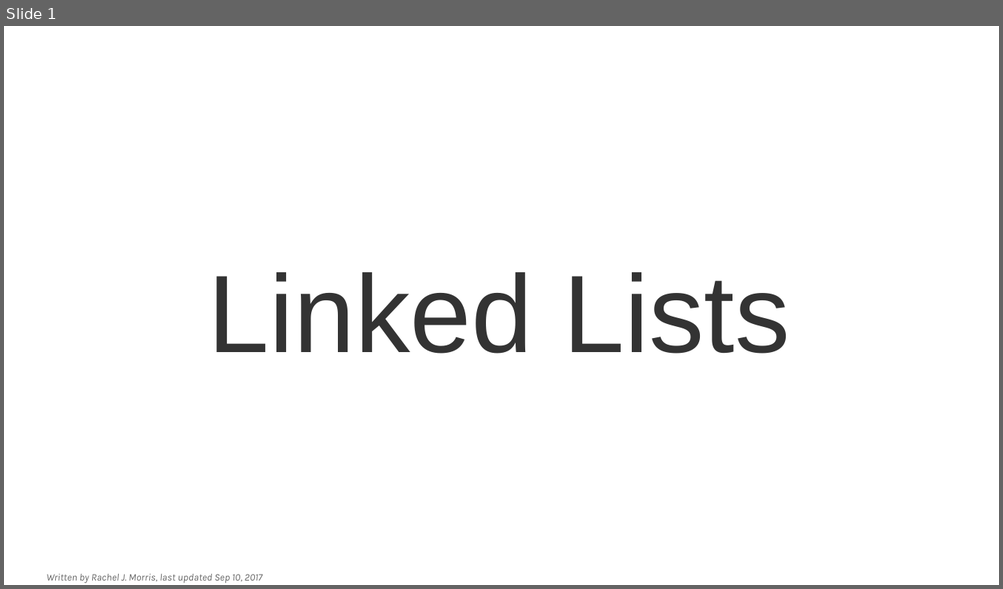
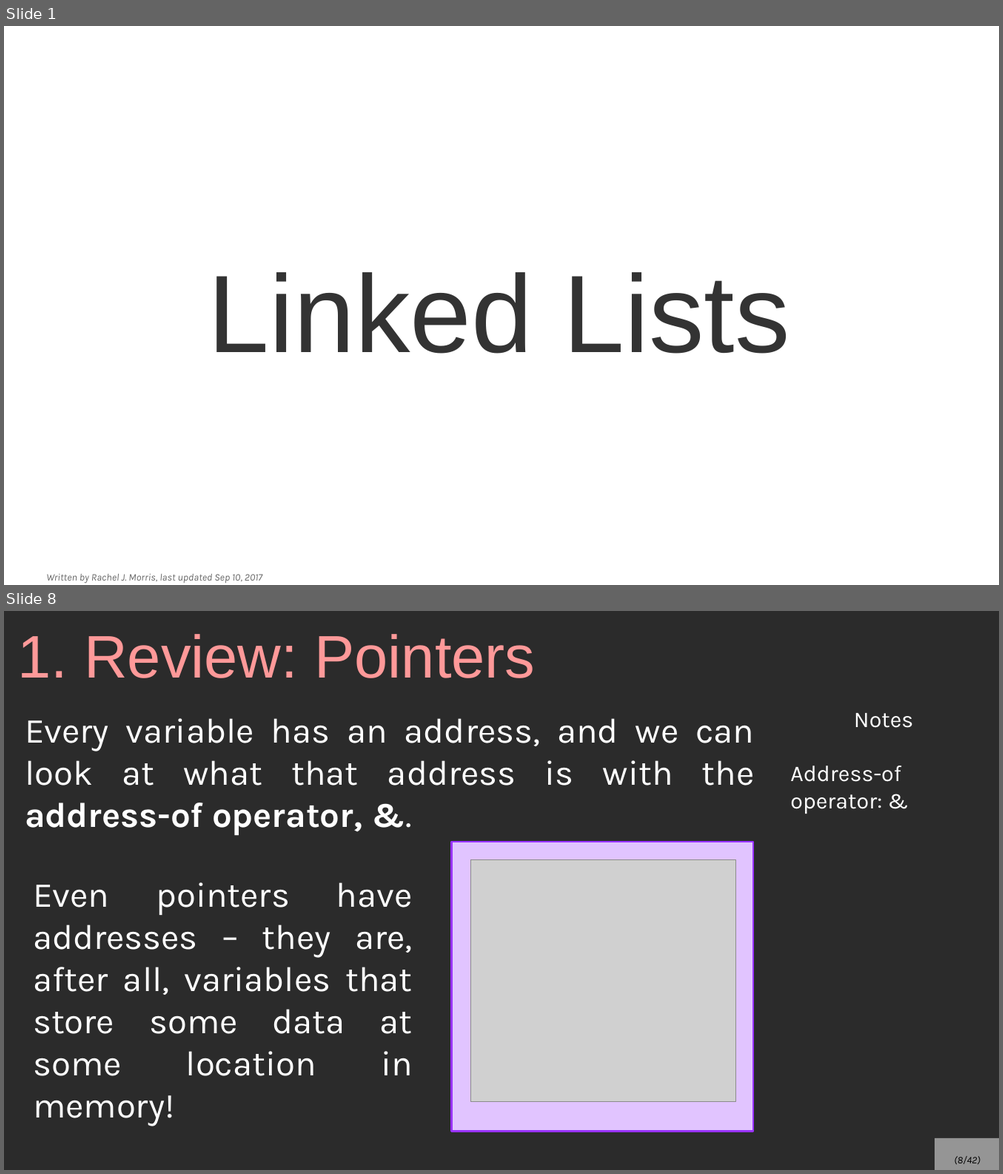
Before and after one commit to mariamhabib/CS250-Data-Structures, a slide deck: Lectures/7_Linked_Lists.odp. Shown one above the other, each under a label of ours: slide 1 before the commit, slides 1 and 8 after it; the slides between them are not shown. The pictures are 1003x589 and 1003x1174 pixels, drawn with LibreOffice and Linux fonts; fonts in the diff are those of the drawing; grey boxes stand for pictures; background and template pictures are left out; a plain dark background stands for a picture behind light text. Boxes give left, top, right and bottom in pixels: in the first picture for what was removed or moved away, otherwise in the second. Text is boxed around its words. In the diff, an @@ line names an element or a change of style, - is before the commit and + after.

```diff
--- a/Lectures/7_Linked_Lists.odp
+++ b/Lectures/7_Linked_Lists.odp
@@ slide 8 added at [4, 611, 999, 1170], background picture (left out) @@
@@ title added at [17, 634, 535, 678], 48 pt, text #FF9999 @@
+1. Review: Pointers
@@ text added at [25, 718, 754, 835], 28 pt, text #FFFFFF @@
+Every variable has an address, and we can look at what that address is with the address-of operator, &.
@@ text added at [790, 713, 913, 814], 18 pt, text #FFFFFF @@
+Notes
+Address-of operator: &
@@ rectangle added at [452, 842, 753, 1132], fill #E1C4FF, outline #9933FF 1.45 pt @@
@@ picture added at [471, 860, 736, 1103] @@
@@ text added at [33, 883, 412, 1126], 28 pt, text #FFFFFF @@
+Even pointers have addresses – they are, after all, variables that store some data at some location in memory!
@@ page number added at [934, 1139, 999, 1170], fill #FFFFFF at 50% opacity, 8 pt, text #000000, italic @@
+(8/42)
```
Also in this commit, not shown: 1 slide changed, 38 other slides added, 2 slides removed.
